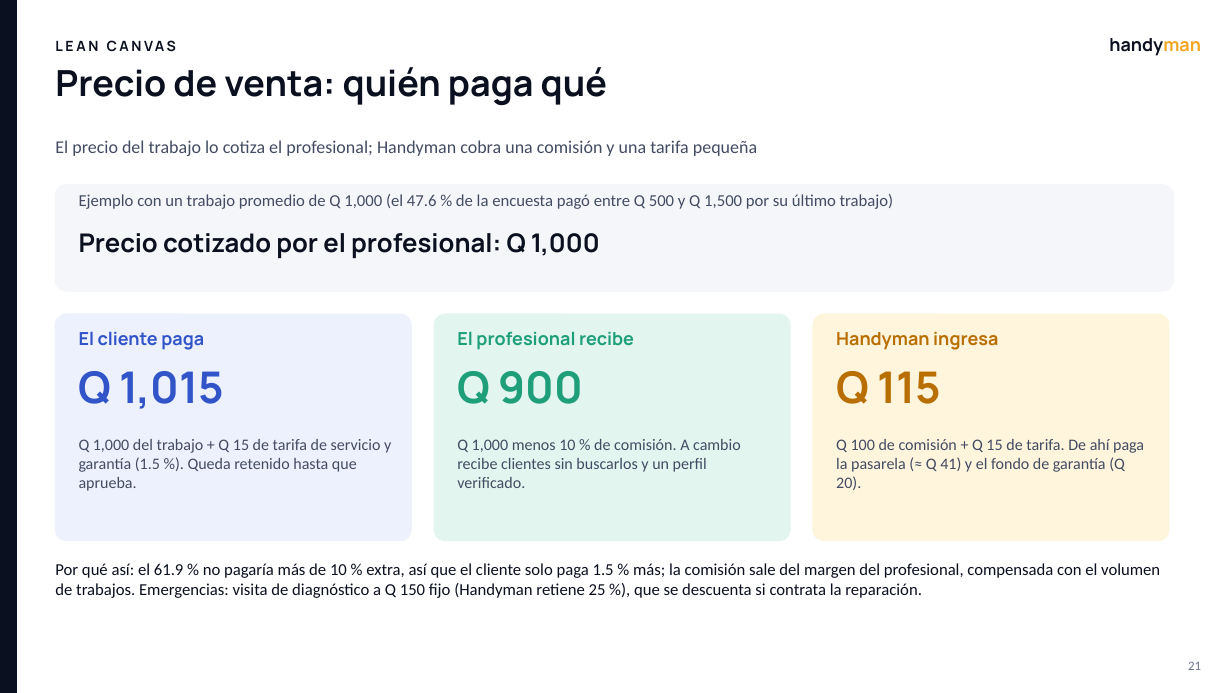
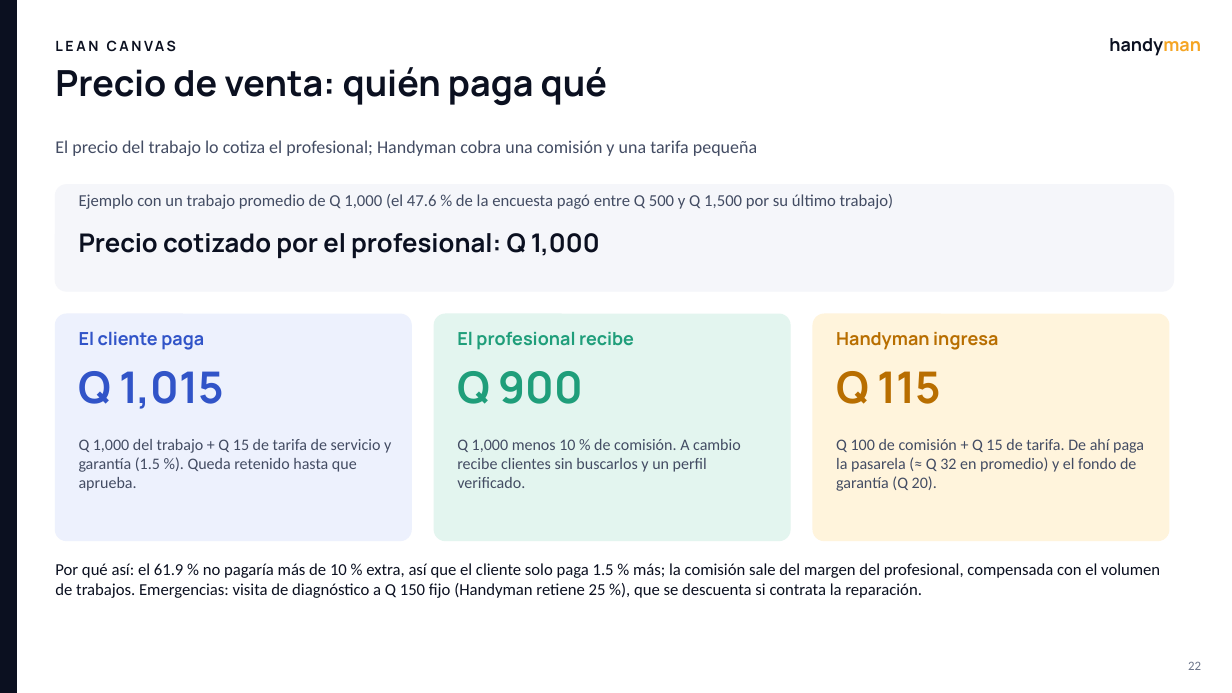
Before and after one commit to matcodez/handyman, a slide deck: slide 22 of docs/Handyman_Presentacion_Final.pptx (slide 21 before the commit). Drawn at 1232x693 pixels with LibreOffice and Linux fonts; fonts in the diff are those of the drawing. Boxes give left, top, right and bottom in pixels: in the first picture for what was removed or moved away, otherwise in the second. Text is boxed around its words. In the diff, an @@ line names an element or a change of style, - is before the commit and + after.

```diff
--- a/docs/Handyman_Presentacion_Final.pptx
+++ b/docs/Handyman_Presentacion_Final.pptx
@@ text at [836,439,1144,491]: text changed @@
-Q 100 de comisión + Q 15 de tarifa. De ahí paga la pasarela (≈ Q 41) y el fondo de garantía (Q 20).
+Q 100 de comisión + Q 15 de tarifa. De ahí paga la pasarela (≈ Q 32 en promedio) y el fondo de garantía (Q 20).
@@ text at [1188,661,1201,670]: text changed @@
-21
+22
```
Also in this commit, not shown: 21 other slides changed, 1 slide added, 3 other files.
